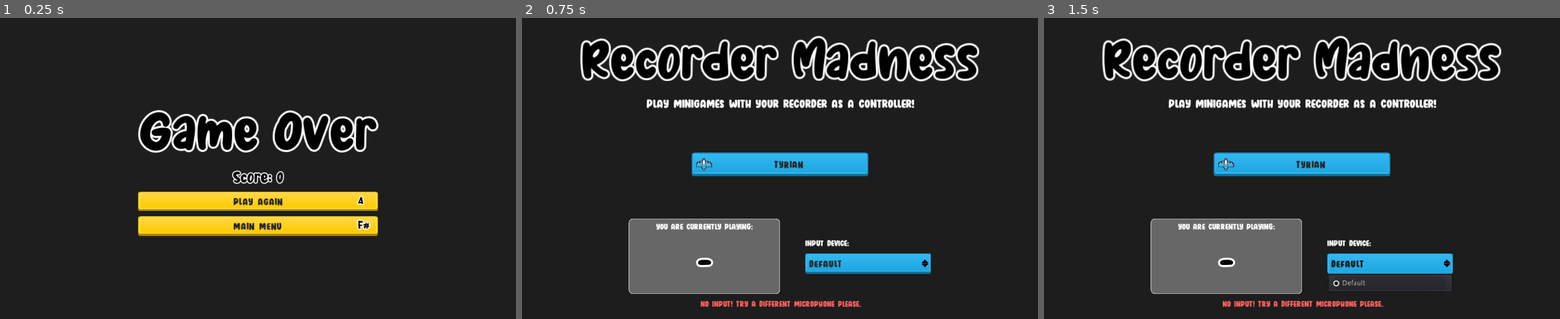
Above: before the commit, frames 1-3 (left to right).
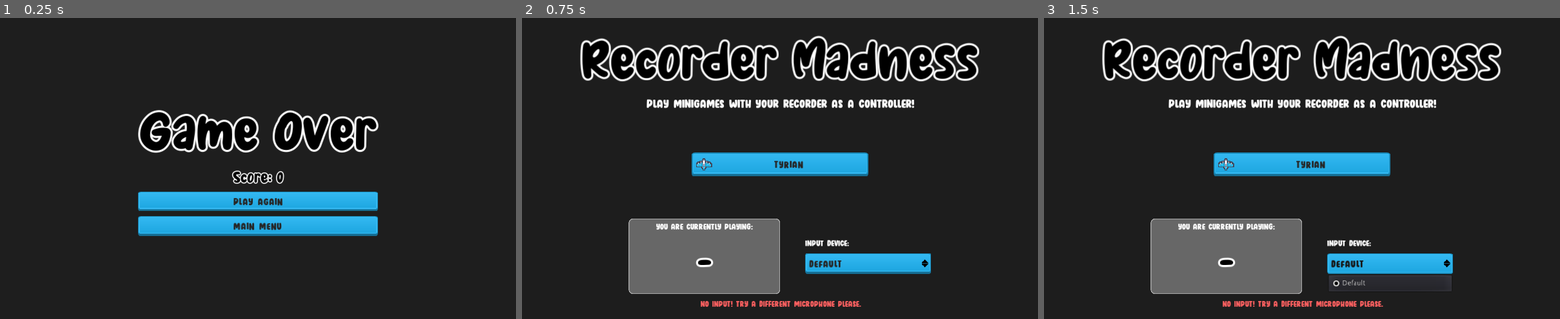
Above: after the commit, the same moments.

Repository: VojtaStruhar/recorder-madness
Game: Godot game, scene res://Minigames/Menus/ScoreScreen.tscn
Same seed, same stepped clock (60 frames per second), same inputs: the game is played once before the commit and once after it. This scene is started directly instead of the project's main scene.
Inputs:
- Up to frame 1 (0.25 s): no input
- Up to frame 2 (0.75 s): click "Main menu" at 0.5 s
- Up to frame 3 (1.5 s): click "Default" at 1.25 s

The runs differ from the first frame. In frame 1, 5.9% of the frame differs, in the area x 26-74%, y 57-73%; in frame 2, nothing differs; in frame 3, nothing differs.

Commit message:
Sheep player moves with the recorder notes.
+ Sheep movement
* Moved Song minigame files to its folder (it created at the root by default)
* CHANGED MICROPHONE INPUT - it no longer checks the whole spectrum of notes, but just the "allowed" range. Which also means that the "append if" is useless, but I left it in for now.

Diff:
--- a/Minigames/Menus/ScoreScreen.tscn
+++ b/Minigames/Menus/ScoreScreen.tscn
@@ -3,7 +3,7 @@
 [ext_resource path="res://Assets/UI/Milky Coffee.ttf" type="DynamicFontData" id=1]
 [ext_resource path="res://UIElements/app_theme.tres" type="Theme" id=2]
 [ext_resource path="res://Assets/UI/Font_Title.tres" type="DynamicFont" id=3]
-[ext_resource path="res://UIElements/RecorderPressableButton.tscn" type="PackedScene" id=5]
+[ext_resource path="res://UIElements/ScreenTransitionButton.tscn" type="PackedScene" id=4]
 [ext_resource path="res://SoundMagic/MicrophoneInput.tscn" type="PackedScene" id=6]
 
 [sub_resource type="GDScript" id=2]
@@ -15,12 +15,12 @@
 	scoreLabel.text = \"Score: \" + str(SceneManager.lastGame.score)
 
 
-func _on_PlayAgain_pressed():
-	SceneManager.change_scene(SceneManager.lastGame.minigame)
+func _on_MainMenuButton_pressed():
+	SceneManager.change_scene(SceneManager.Screen.MAIN_MENU)
 
 
-func _on_MainMenu_pressed():
-	SceneManager.change_scene(SceneManager.Screen.MAIN_MENU)
+func _on_PlayAgainButton_pressed():
+	SceneManager.change_scene(SceneManager.lastGame.minigame)
 "
 
 [sub_resource type="DynamicFont" id=1]
@@ -73,19 +73,17 @@
 text = "Score: 0"
 align = 1
 
-[node name="PlayAgain" parent="MainColumn" instance=ExtResource( 5 )]
+[node name="PlayAgainButton" type="Button" parent="MainColumn"]
 margin_top = 166.0
 margin_right = 476.0
 margin_bottom = 205.0
 text = "Play Again"
-activation_note = 33
 
-[node name="MainMenu" parent="MainColumn" instance=ExtResource( 5 )]
+[node name="MainMenuButton" parent="MainColumn" instance=ExtResource( 4 )]
 margin_top = 215.0
 margin_right = 476.0
 margin_bottom = 254.0
 text = "Main menu"
-activation_note = 30
 
-[connection signal="pressed" from="MainColumn/PlayAgain" to="." method="_on_PlayAgain_pressed"]
-[connection signal="pressed" from="MainColumn/MainMenu" to="." method="_on_MainMenu_pressed"]
+[connection signal="pressed" from="MainColumn/PlayAgainButton" to="." method="_on_PlayAgainButton_pressed"]
+[connection signal="pressed" from="MainColumn/MainMenuButton" to="." method="_on_MainMenuButton_pressed"]
--- a/Minigames/SongLevel/RecordingStudio.gd
+++ b/Minigames/SongLevel/RecordingStudio.gd
@@ -60,7 +60,6 @@
 
 
 func _on_StartTimer_timeout():
-	print("STARTING RECORDING")
 	is_recording = true
 	note_timer.wait_time = 60 / bpm_input.value
 	note_timer.start()
--- /dev/null
+++ b/Minigames/SongLevel/SheepPlayer.gd
@@ -0,0 +1,15 @@
+extends Node2D
+
+onready var leftBound = $"../LeftBound"
+onready var rightBound = $"../RightBound"
+onready var fletnicka = $"../MicrophoneInput"
+
+export var MOVEMENT_SPEED = 100
+
+func _physics_process(delta):
+	var extents = rightBound.position.x - leftBound.position.x
+
+	var target_x = fletnicka.current_note_normalized * extents + leftBound.position.x
+
+	var tween := create_tween().set_trans(Tween.TRANS_LINEAR)
+	tween.tween_property(self, "position:x", target_x, 0.1)
--- /dev/null
+++ b/Minigames/SongLevel/SongMinigame.tscn
@@ -0,0 +1,104 @@
+[gd_scene load_steps=17 format=2]
+
+[ext_resource path="res://Assets/TinySwordsPack/HappySheep_Bouncing.png" type="Texture" id=1]
+[ext_resource path="res://Assets/TinySwordsPack/grass.png" type="Texture" id=2]
+[ext_resource path="res://SoundMagic/MicrophoneInput.tscn" type="PackedScene" id=3]
+[ext_resource path="res://Minigames/SongLevel/SongMinigame.gd" type="Script" id=4]
+[ext_resource path="res://Minigames/SongLevel/SheepPlayer.gd" type="Script" id=5]
+[ext_resource path="res://UIElements/DeviceSelection.tscn" type="PackedScene" id=6]
+
+[sub_resource type="GDScript" id=8]
+script/source = "extends Sprite
+
+var speed = 160
+
+func _process(delta):
+	var rect = self.region_rect
+	self.region_rect = Rect2(rect.position.x,
+							rect.position.y - delta * speed * 1.4 ,
+							rect.size.x,
+							rect.size.y)
+"
+
+[sub_resource type="AtlasTexture" id=1]
+atlas = ExtResource( 1 )
+region = Rect2( 0, 0, 128, 128 )
+
+[sub_resource type="AtlasTexture" id=2]
+atlas = ExtResource( 1 )
+region = Rect2( 128, 0, 128, 128 )
+
+[sub_resource type="AtlasTexture" id=3]
+atlas = ExtResource( 1 )
+region = Rect2( 256, 0, 128, 128 )
+
+[sub_resource type="AtlasTexture" id=4]
+atlas = ExtResource( 1 )
+region = Rect2( 384, 0, 128, 128 )
+
+[sub_resource type="AtlasTexture" id=5]
+atlas = ExtResource( 1 )
+region = Rect2( 512, 0, 128, 128 )
+
+[sub_resource type="AtlasTexture" id=6]
+atlas = ExtResource( 1 )
+region = Rect2( 640, 0, 128, 128 )
+
+[sub_resource type="SpriteFrames" id=7]
+animations = [ {
+"frames": [ SubResource( 1 ), SubResource( 2 ), SubResource( 3 ), SubResource( 4 ), SubResource( 5 ), SubResource( 6 ) ],
+"loop": true,
+"name": "default",
+"speed": 5.0
+} ]
+
+[sub_resource type="GDScript" id=9]
+script/source = "extends AnimatedSprite
+
+func _ready():
+	self.playing = true
+"
+
+[sub_resource type="CircleShape2D" id=10]
+radius = 17.0294
+
+[node name="SongMinigame" type="Node2D"]
+script = ExtResource( 4 )
+
+[node name="MicrophoneInput" parent="." instance=ExtResource( 3 )]
+processing_mode = 0
+QUIET_TOLERANCE = 3
+THROW_AWAY_QUIET_NOTES = true
+
+[node name="Grass" type="Sprite" parent="."]
+position = Vector2( 513, 298 )
+texture = ExtResource( 2 )
+region_enabled = true
+region_rect = Rect2( 0, 0, 1200, 800 )
+script = SubResource( 8 )
+
+[node name="SheepPlayer" type="Node2D" parent="."]
+position = Vector2( 523, 548 )
+script = ExtResource( 5 )
+
+[node name="Sheep" type="AnimatedSprite" parent="SheepPlayer"]
+frames = SubResource( 7 )
+speed_scale = 2.0
+script = SubResource( 9 )
+
+[node name="RigidBody2D" type="RigidBody2D" parent="SheepPlayer"]
+
+[node name="CollisionShape2D" type="CollisionShape2D" parent="SheepPlayer/RigidBody2D"]
+shape = SubResource( 10 )
+
+[node name="LeftBound" type="Position2D" parent="."]
+position = Vector2( 36, 561 )
+
+[node name="RightBound" type="Position2D" parent="."]
+position = Vector2( 985, 564 )
+
+[node name="DeviceSelection" parent="." instance=ExtResource( 6 )]
+margin_left = 32.0
+margin_top = 37.0
+margin_right = 282.0
+margin_bottom = 78.0
--- a/Minigames/Tyrian/TyrianLevel.tscn
+++ b/Minigames/Tyrian/TyrianLevel.tscn
@@ -2,7 +2,7 @@
 
 [ext_resource path="res://Assets/spaceships_packed.png" type="Texture" id=1]
 [ext_resource path="res://SoundMagic/MicrophoneInput.tscn" type="PackedScene" id=2]
-[ext_resource path="res://Minigames/Tyrian/TyrianSpaceship.gd" type="Script" id=3]
+[ext_resource path="res://Minigames/Tyrian/TyrianPlayer.gd" type="Script" id=3]
 [ext_resource path="res://Assets/islands.png" type="Texture" id=4]
 [ext_resource path="res://Minigames/Tyrian/TyrianEnemySpawner.gd" type="Script" id=5]
 [ext_resource path="res://UIElements/app_theme.tres" type="Theme" id=6]
@@ -42,6 +42,12 @@
 
 [node name="TyrianLevel" type="Node2D"]
 
+[node name="MicrophoneInput" parent="." instance=ExtResource( 2 )]
+processing_mode = 0
+NOTES_BUFFER_SIZE = 3
+QUIET_TOLERANCE = 5
+THROW_AWAY_QUIET_NOTES = true
+
 [node name="InslandsBackground" type="Sprite" parent="."]
 modulate = Color( 0.666667, 0.666667, 0.666667, 1 )
 position = Vector2( 508, 298 )
@@ -61,10 +67,6 @@
 
 [node name="LowerBound" type="Position2D" parent="."]
 position = Vector2( 80, 570 )
-
-[node name="MicrophoneInput" parent="." instance=ExtResource( 2 )]
-processing_mode = 0
-NOTES_BUFFER_SIZE = 3
 
 [node name="Player" type="Node2D" parent="."]
 position = Vector2( 93, 302 )
--- a/SongMinigame.tscn
+++ /dev/null
@@ -1,76 +0,0 @@
-[gd_scene load_steps=14 format=2]
-
-[ext_resource path="res://Assets/TinySwordsPack/grass.png" type="Texture" id=1]
-[ext_resource path="res://Assets/TinySwordsPack/HappySheep_Bouncing.png" type="Texture" id=2]
-[ext_resource path="res://SongMinigame.gd" type="Script" id=3]
-[ext_resource path="res://SoundMagic/MicrophoneInput.tscn" type="PackedScene" id=4]
-
-[sub_resource type="GDScript" id=8]
-script/source = "extends Sprite
-
-var speed = 100
-
-func _process(delta):
-	var rect = self.region_rect
-	self.region_rect = Rect2(rect.position.x,
-							rect.position.y - delta * speed * 1.5 ,
-							rect.size.x,
-							rect.size.y)
-"
-
-[sub_resource type="AtlasTexture" id=1]
-atlas = ExtResource( 2 )
-region = Rect2( 0, 0, 128, 128 )
-
-[sub_resource type="AtlasTexture" id=2]
-atlas = ExtResource( 2 )
-region = Rect2( 128, 0, 128, 128 )
-
-[sub_resource type="AtlasTexture" id=3]
-atlas = ExtResource( 2 )
-region = Rect2( 256, 0, 128, 128 )
-
-[sub_resource type="AtlasTexture" id=4]
-atlas = ExtResource( 2 )
-region = Rect2( 384, 0, 128, 128 )
-
-[sub_resource type="AtlasTexture" id=5]
-atlas = ExtResource( 2 )
-region = Rect2( 512, 0, 128, 128 )
-
-[sub_resource type="AtlasTexture" id=6]
-atlas = ExtResource( 2 )
-region = Rect2( 640, 0, 128, 128 )
-
-[sub_resource type="SpriteFrames" id=7]
-animations = [ {
-"frames": [ SubResource( 1 ), SubResource( 2 ), SubResource( 3 ), SubResource( 4 ), SubResource( 5 ), SubResource( 6 ) ],
-"loop": true,
-"name": "default",
-"speed": 5.0
-} ]
-
-[sub_resource type="GDScript" id=9]
-script/source = "extends AnimatedSprite
-
-func _ready():
-	self.playing = true
-"
-
-[node name="SongMinigame" type="Node2D"]
-script = ExtResource( 3 )
-
-[node name="MicrophoneInput" parent="." instance=ExtResource( 4 )]
-
-[node name="Grass" type="Sprite" parent="."]
-position = Vector2( 513, 298 )
-texture = ExtResource( 1 )
-region_enabled = true
-region_rect = Rect2( 0, 0, 1200, 800 )
-script = SubResource( 8 )
-
-[node name="Sheep" type="AnimatedSprite" parent="."]
-position = Vector2( 546, 560 )
-frames = SubResource( 7 )
-speed_scale = 2.0
-script = SubResource( 9 )
--- a/SoundMagic/MicrophoneInput.gd
+++ b/SoundMagic/MicrophoneInput.gd
@@ -44,7 +44,7 @@
 	var highest_magnitude: float = -1
 	var highest_magnitude_note_index: int = -1
 
-	for i in range(1, len(NoteFrequencies.notes) - 1):
+	for i in range(max(LOWEST_NOTE_INDEX - 1, 1), min(HIGHEST_NOTE_INDEX + 1, len(NoteFrequencies.notes) - 1)):
 		var target = NoteFrequencies.notes[i]
 		var lower = NoteFrequencies.notes[i - 1]
 		var higher = NoteFrequencies.notes[i + 1]
--- a/project.godot
+++ b/project.godot
@@ -72,6 +72,13 @@
 "svg/scale": 1.0
 }
 
+[layer_names]
+
+2d_physics/layer_1="Player"
+2d_physics/layer_2="Obstacle"
+2d_physics/layer_3="Enemy"
+2d_physics/layer_4="Reward"
+
 [physics]
 
 common/enable_pause_aware_picking=true
Renamed: SongMinigame.gd -> Minigames/SongLevel/SongMinigame.gd
Renamed: Minigames/Tyrian/TyrianSpaceship.gd -> Minigames/Tyrian/TyrianPlayer.gd
